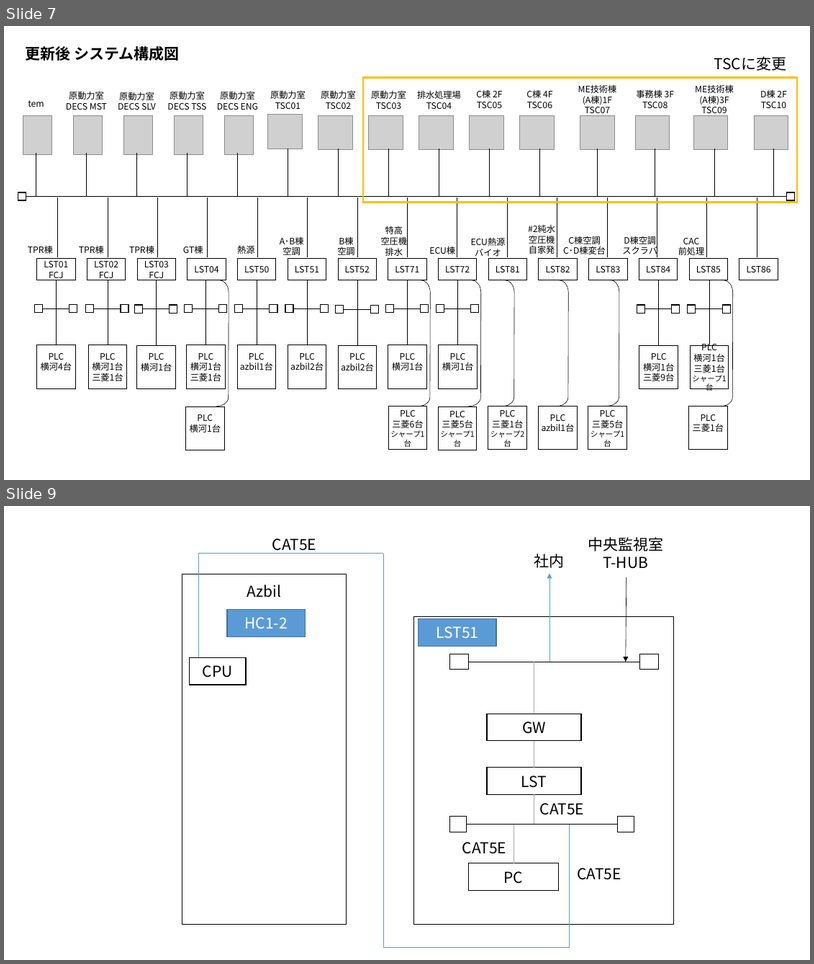
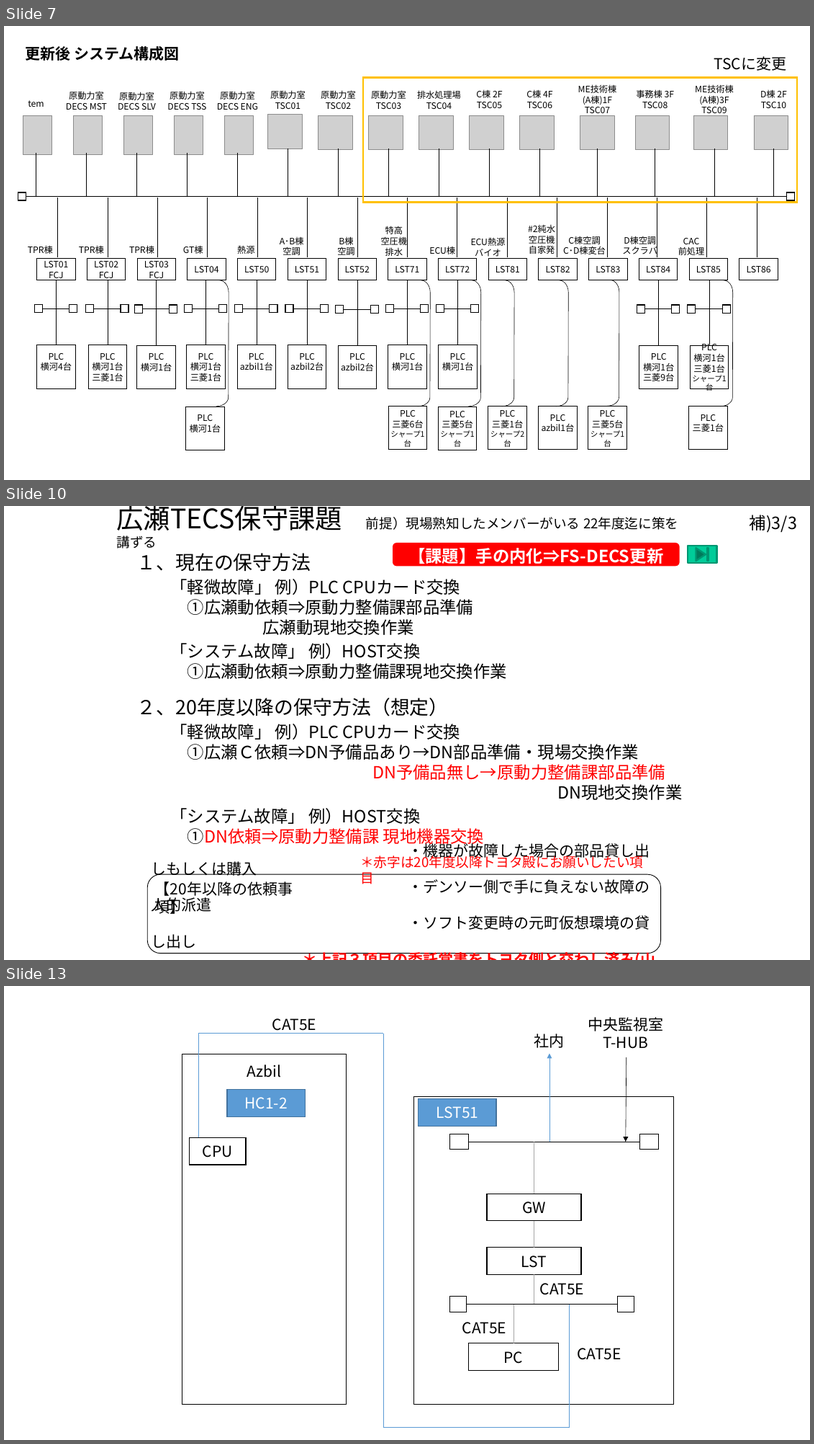
Before and after one commit to nonomura114/data, a slide deck: 広瀬TECSシステム構成図r.pptx. Shown one above the other, each under a label of ours: slides 7 and 9 before the commit, slides 7, 10 and 13 after it; the slides between them are not shown. The pictures are 814x964 and 814x1444 pixels, drawn with LibreOffice and Linux fonts; fonts in the diff are those of the drawing; grey boxes stand for pictures. Boxes give left, top, right and bottom in pixels: in the first picture for what was removed or moved away, otherwise in the second. Text is boxed around its words. In the diff, an @@ line names an element or a change of style, - is before the commit and + after.

```diff
--- a/広瀬TECSシステム構成図r.pptx
+++ b/広瀬TECSシステム構成図r.pptx
@@ slide 10 added at box(4, 506, 810, 960), background #FFFFFF @@
@@ title added at box(116, 506, 581, 530), 16 pt, text #000000 @@
+広瀬TECS保守課題 前提）現場熟知したメンバーがいる 22年度迄に策を講ずる
@@ text added at box(750, 515, 797, 533), 20 pt, text #000000 @@
+補)3/3
@@ rounded rectangle added at box(393, 543, 680, 566), fill #FF0000, 20 pt, text #FFFFFF, bold @@
+【課題】手の内化⇒FS-DECS更新
@@ action button end added at box(688, 546, 718, 563), fill #00CC99, outline #009771 2 pt @@
@@ text added at box(137, 553, 682, 847), 20 pt, text #000000 @@
+１、現在の保守方法
+「軽微故障」 例）PLC CPUカード交換
+①広瀬動依頼⇒原動力整備課部品準備
+広瀬動現地交換作業
+「システム故障」 例）HOST交換
+①広瀬動依頼⇒原動力整備課現地交換作業
+２、20年度以降の保守方法（想定）
+「軽微故障」 例）PLC CPUカード交換
+①広瀬Ｃ依頼⇒DN予備品あり→DN部品準備・現場交換作業
+DN予備品無し→原動力整備課部品準備
+DN現地交換作業
+「システム故障」 例）HOST交換
+①DN依頼⇒原動力整備課 現地機器交換
@@ text added at box(360, 853, 643, 868), 16 pt, text #FF0000 @@
+＊赤字は20年度以降トヨタ殿にお願いしたい項目
@@ rounded rectangle added at box(147, 875, 661, 953), outline #000000 0.75 pt, 18 pt, text #000000 @@
+・機器が故障した場合の部品貸し出しもしくは購入
+・デンソー側で手に負えない故障の人的派遣
+・ソフト変更時の元町仮想環境の貸し出し
+＊上記３項目の委託覚書をトヨタ側と交わし済み(山崎GM)
@@ text added at box(155, 881, 293, 914), 18 pt, text #000000 @@
+【20年以降の依頼事項】
@@ what was slide 9 is now slide 13 @@
```
Also in this commit, not shown: 1 slide changed, 3 other slides added, 1 other file.
